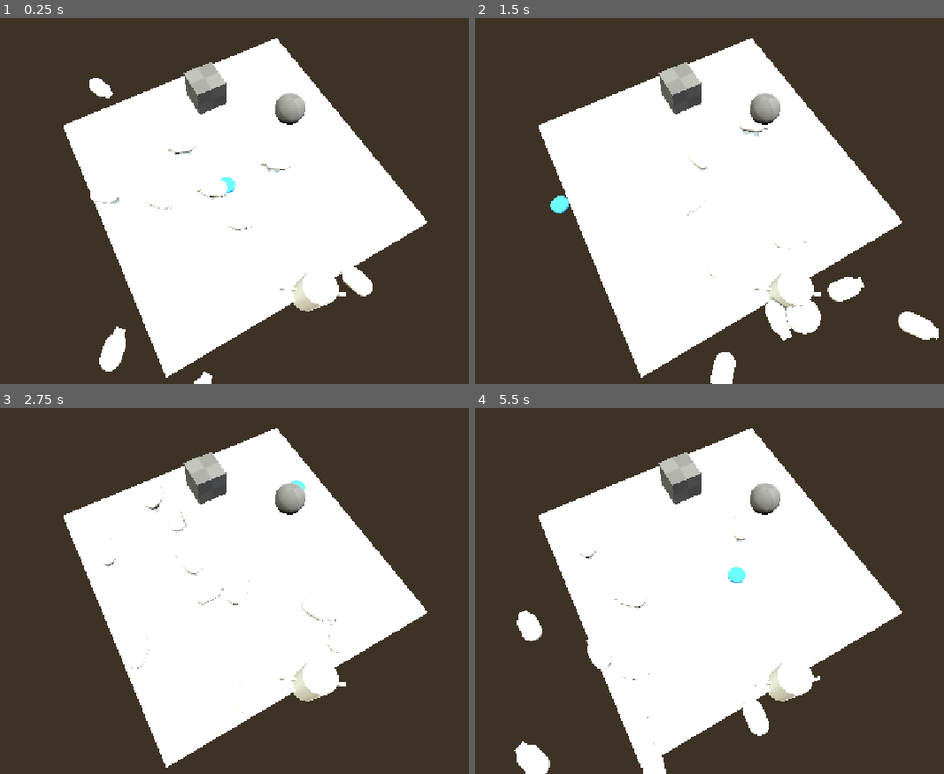
Above: before the commit, frames 1-4 (two rows, left to right).
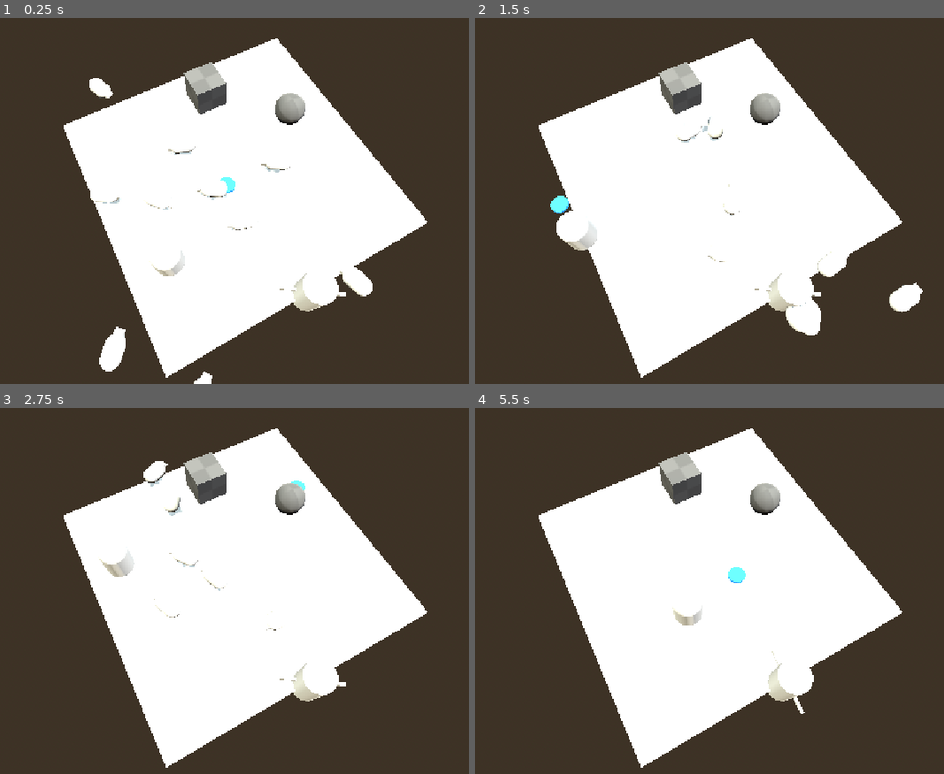
Above: after the commit, the same moments.

Repository: solirides/wings-of-the-tempest
Game: Godot game, scene res://scenes/level_1/level_1.tscn
Two runs of this game, one before a commit and one after it. Both use one fixed random seed, a clock stepped at 60 frames per second and the inputs below.
Inputs (mouse positions are in pixels of both pictures, inside the frame that each line leads up to):
- Up to frame 1 (0.25 s): no input
- Up to frame 2 (1.5 s): tap Enter at 0.5 s; move the mouse to (859, 164) at 0.52 s; press the mouse at (859, 164) at 0.53 s; tap Space at 0.77 s; move the mouse to (559, 204) at 1.27 s; release the mouse at (559, 204) at 1.28 s; click (559, 204) at 1.35 s
- Up to frame 3 (2.75 s): tap Space at 1.52 s; move the mouse to (295, 488) at 2.02 s; press the mouse at (295, 488) at 2.03 s
- Up to frame 4 (5.5 s): move the mouse to (667, 653) at 2.77 s; release the mouse at (667, 653) at 2.78 s; click (667, 653) at 2.85 s; tap Space at 3.02, 3.77, 4.52 s; move the mouse to (915, 634) at 3.52 s; press the mouse at (915, 634) at 3.53 s; move the mouse to (489, 514) at 4.27 s; release the mouse at (489, 514) at 4.28 s; click (489, 514) at 4.35 s; move the mouse to (737, 576) at 5.02 s; press the mouse at (737, 576) at 5.03 s

The runs differ from the first frame. In frame 1, 0.1% of the frame differs, in the area x 32-40%, y 65-71%; in frame 2, 3.0%, in the area x 17-99%, y 27-100%; in frame 3, 0.8%; in frame 4, 1.7%.

Commit message:
Add circling Hawk enemy with contact attack, make Hunter's bullet destroy the boid it hits. Will change to arrows instead of bullets soon. easier to visualize bullets rn.

Diff:
--- a/scenes/enemies/bullet.gd
+++ b/scenes/enemies/bullet.gd
@@ -3,16 +3,22 @@
 # Adjustable flight settings
 @export var flight_time: float = 0.8
 @export var arc_height: float = 0.5
+# How close the bullet needs to get to its target to count as a hit
+@export var hit_radius: float = 0.6
 
 # Tracks the bullet's flight from launch to landing
 var start_pos: Vector3
 var end_pos: Vector3
 var elapsed: float = 0.0
+# The boid this bullet is chasing, if it's still around
+var target: Node3D = null
 
-func launch(from: Vector3, to: Vector3) -> void:
+func launch(from: Vector3, to: Vector3, target_boid: Node3D = null) -> void:
 	# Store where the bullet starts and where it's headed
 	start_pos = from
 	end_pos = to
+	# Remember which boid we're after, so we can check for a hit later
+	target = target_boid
 	# Snap the bullet to the launch point right away
 	global_position = from
 
@@ -28,6 +34,12 @@
 	flat_pos.y += arc_height * 4.0 * t * (1.0 - t)
 	global_position = flat_pos
 
-	# Once the flight is finished, remove the bullet
+	# If the boid's still alive and we're close enough, count it as a hit
+	if is_instance_valid(target) and global_position.distance_to(target.global_position) <= hit_radius:
+		target.remove_boid()
+		queue_free()
+		return
+
+	# Once the flight is finished with no hit, remove the bullet
 	if t >= 1.0:
 		queue_free()
--- /dev/null
+++ b/scenes/enemies/hawk.gd
@@ -0,0 +1,39 @@
+extends Node3D
+
+# Circle Radius
+@export var circle_radius: float = 4.0
+
+# How fast the hawk moves around the circle, in radians per second
+@export var circle_speed: float = 1.0
+
+# How close a boid has to get before the hawk attacks it
+@export var attack_radius: float = 1.5
+
+# The center point the hawk circles around, set once at spawn
+var center: Vector3
+# Current angle along the circle, in radians
+var angle: float = 0.0
+
+func _ready() -> void:
+	# Circle around wherever the hawk was placed in the editor
+	center = global_position
+
+func _physics_process(delta: float) -> void:
+	# Advance along the circle
+	angle += circle_speed * delta
+	var offset := Vector3(cos(angle), 0.0, sin(angle)) * circle_radius
+	global_position = center + offset
+
+	# Face the direction of travel (tangent to the circle)
+	var tangent := Vector3(-sin(angle), 0.0, cos(angle))
+	if tangent.length_squared() > 0.001:
+		look_at(global_position + tangent, Vector3.UP)
+
+	# Attack anything that's wandered into range
+	attack_nearby_boids()
+
+func attack_nearby_boids() -> void:
+	var boids = get_tree().get_nodes_in_group("boids")
+	for boid in boids:
+		if global_position.distance_to(boid.global_position) <= attack_radius:
+			boid.remove_boid()
--- /dev/null
+++ b/scenes/enemies/hawk.tscn
@@ -0,0 +1,11 @@
+[gd_scene format=3 uid="uid://bphsnhj7h6a70"]
+
+[ext_resource type="Script" uid="uid://kcxhpt2bsugs" path="res://scenes/enemies/hawk.gd" id="1_kvbro"]
+
+[sub_resource type="CapsuleMesh" id="CapsuleMesh_6olrb"]
+
+[node name="Hawk" type="Node3D" unique_id=1431889848]
+script = ExtResource("1_kvbro")
+
+[node name="MeshInstance3D" type="MeshInstance3D" parent="." unique_id=2134505601]
+mesh = SubResource("CapsuleMesh_6olrb")
--- a/scenes/enemies/hunter.gd
+++ b/scenes/enemies/hunter.gd
@@ -58,13 +58,11 @@
 	cooldown_timer.start()
 
 func fire_bullet() -> void:
-	# If there is no target do nothing
 	if not target or not bullet_scene:
 		return
-
 	var bullet = bullet_scene.instantiate()
 	get_tree().current_scene.add_child(bullet)
-	bullet.launch(arrow_spawn.global_position, target.global_position)
+	bullet.launch(arrow_spawn.global_position, target.global_position, target)
 
 # Called every frame. 'delta' is the elapsed time since the previous frame.
 func _process(delta: float) -> void:
--- a/scenes/level_1/level_1.tscn
+++ b/scenes/level_1/level_1.tscn
@@ -6,6 +6,7 @@
 [ext_resource type="Material" uid="uid://dto6fxhv5ubub" path="res://assets/materials/placeholder_checker.tres" id="3_janvk"]
 [ext_resource type="Material" uid="uid://du74kmr3sjb4l" path="res://assets/materials/placeholder_checker_2.tres" id="4_igcjm"]
 [ext_resource type="PackedScene" uid="uid://r2i5ufxdudpc" path="res://scenes/enemies/hunter.tscn" id="6_nubdk"]
+[ext_resource type="PackedScene" uid="uid://bphsnhj7h6a70" path="res://scenes/enemies/hawk.tscn" id="7_fxajv"]
 
 [sub_resource type="ProceduralSkyMaterial" id="ProceduralSkyMaterial_sd20g"]
 sky_top_color = Color(0.6394856, 0.76958525, 0.81879675, 1)
@@ -53,4 +54,8 @@
 [node name="Hunter" parent="." unique_id=2124715634 instance=ExtResource("6_nubdk")]
 transform = Transform3D(1, 0, 0, 0, 1, 0, 0, 0, 1, 5, 0, 0)
 
+[node name="Hawk" parent="." unique_id=1431889848 instance=ExtResource("7_fxajv")]
+transform = Transform3D(1, 0, 0, 0, 1, 0, 0, 0, 1, 0, 0, 3)
+circle_radius = 2.0
+
 [editable path="Flock"]
Not shown, added: scenes/enemies/hawk.gd.uid
